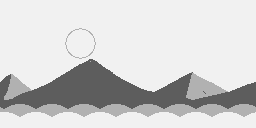
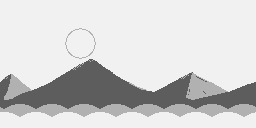
Layers edited between the first and the second 256 x 128 image:
painted on "Back" over [4,63,207,95]
